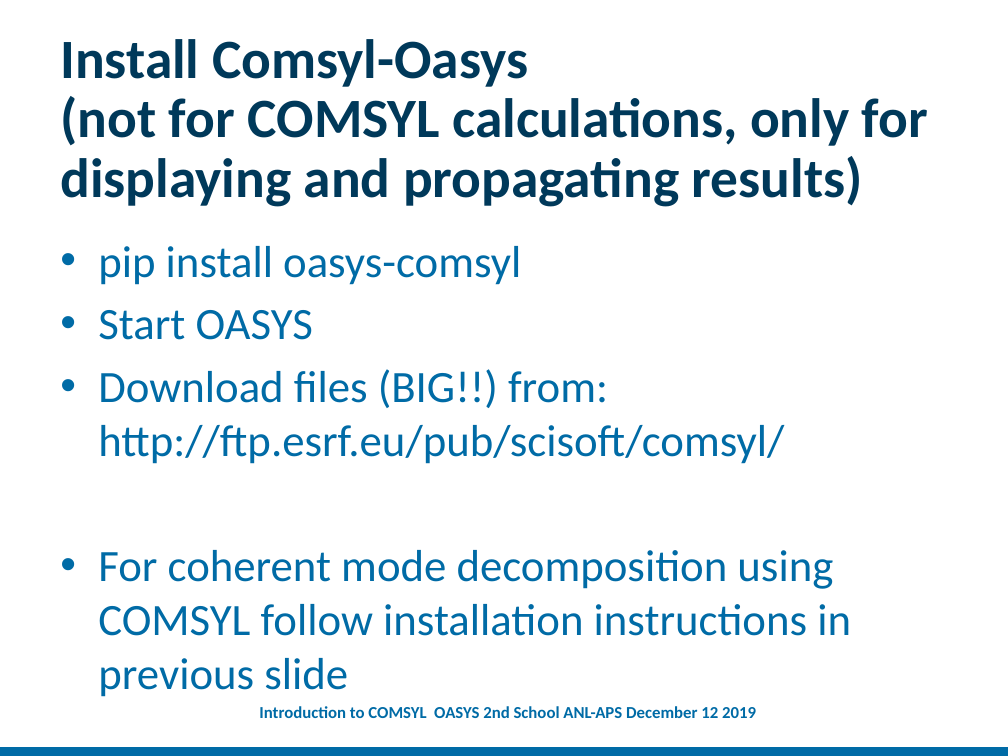
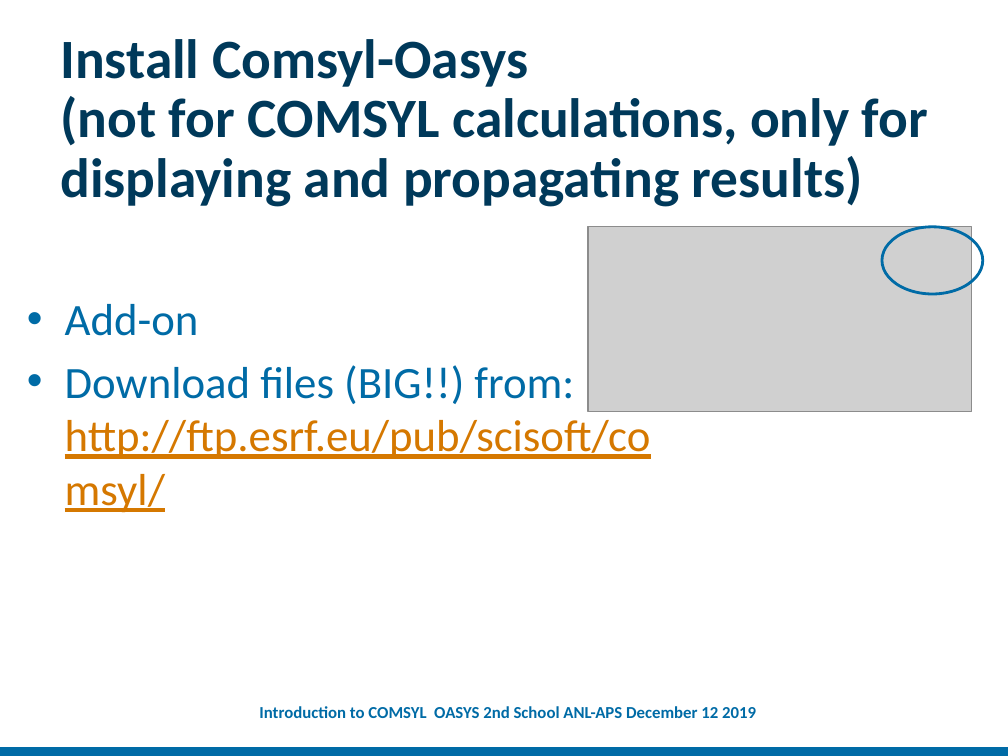
Before and after one commit to oasys-kit/oasys_school, a slide deck: slide 7 of second/slides/Introduction_to_COMSYL.pptx (slide 9 before the commit). Drawn at 1008x756 pixels with LibreOffice and Linux fonts; fonts in the diff are those of the drawing; grey boxes stand for pictures; background and template pictures are left out. Boxes give left, top, right and bottom in pixels: in the first picture for what was removed or moved away, otherwise in the second. Text is boxed around its words. In the diff, an @@ line names an element or a change of style, - is before the commit and + after.

```diff
--- a/second/slides/Introduction_to_COMSYL.pptx
+++ b/second/slides/Introduction_to_COMSYL.pptx
@@ picture added at box(588, 227, 971, 411) @@
@@ ellipse added at box(882, 227, 983, 294), outline #006BA6 2 pt @@
@@ text "Add-on": place and size @@
-text "Add-on" at box(98, 246, 851, 697)
+text "Add-on" at box(65, 304, 651, 459)
@@ text at box(65, 304, 199, 336): text changed @@
-• pip install oasys-comsyl
-• Start OASYS
+• Add-on
@@ text at box(65, 365, 651, 459): text colour #006BA6 to #D57800, underline on in "http://ftp.esrf.eu/pub/scisoft/comsyl/" @@
@@ text at box(98, 550, 851, 697): paragraph removed @@
-• For coherent mode decomposition using COMSYL follow installation instructions in previous slide
```
Also in this commit, not shown: 1 other slide changed, 4 slides added, 1 slide removed, 4 other files.
